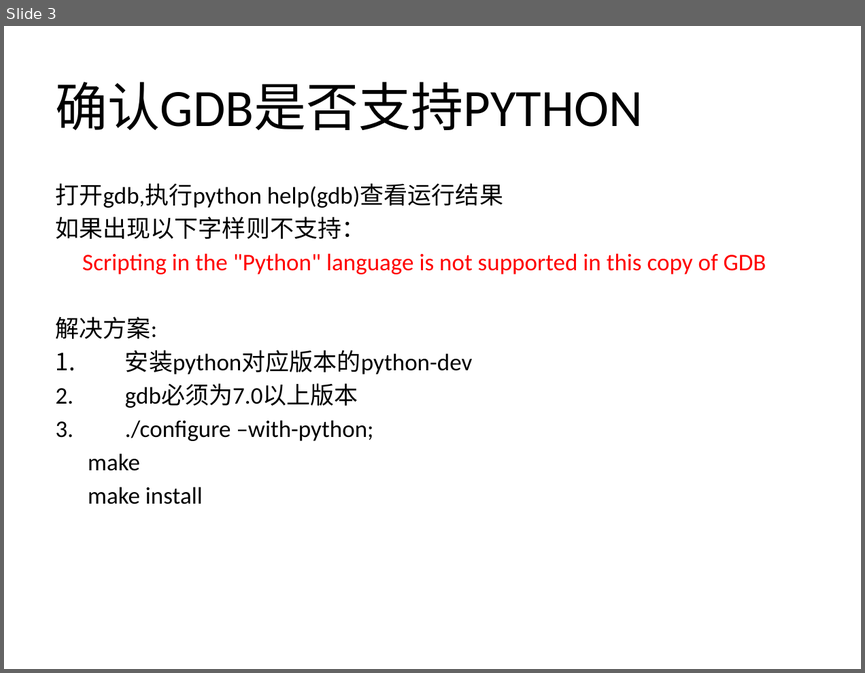
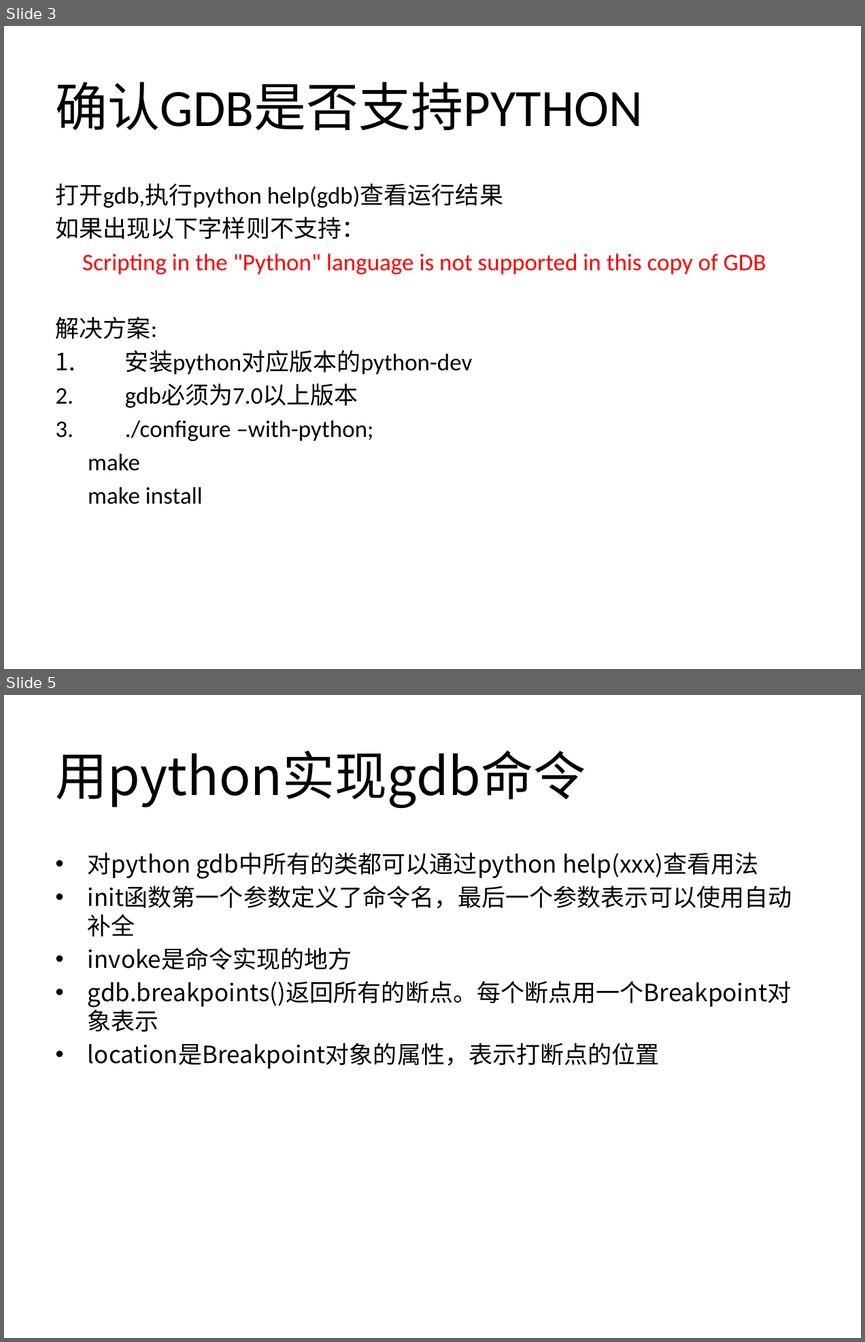
Before and after one commit to mir1128/GDBTraining, a slide deck: session3/Debugging Workshop 3.pptx. Shown one above the other, each under a label of ours: slide 3 before the commit, slides 3 and 5 after it; the slides between them are not shown. The pictures are 865x673 and 865x1342 pixels, drawn with LibreOffice and Linux fonts; fonts in the diff are those of the drawing. Boxes give left, top, right and bottom in pixels: in the first picture for what was removed or moved away, otherwise in the second. Text is boxed around its words. In the diff, an @@ line names an element or a change of style, - is before the commit and + after.

```diff
--- a/session3/Debugging Workshop 3.pptx
+++ b/session3/Debugging Workshop 3.pptx
@@ slide 5 added at (4, 695, 861, 1338), background #FFFFFF @@
@@ title added at (56, 750, 586, 808), 44 pt, text #000000 @@
+用python实现gdb命令
@@ text added at (88, 852, 791, 1068), 20 pt, text #000000 @@
+• 对python gdb中所有的类都可以通过python help(xxx)查看用法
+• init函数第一个参数定义了命令名，最后一个参数表示可以使用自动补全
+• invoke是命令实现的地方
+• gdb.breakpoints()返回所有的断点。每个断点用一个Breakpoint对象表示
+• location是Breakpoint对象的属性，表示打断点的位置
```
Also in this commit, not shown: 1 slide changed, 7 other slides added, 2 other files.
